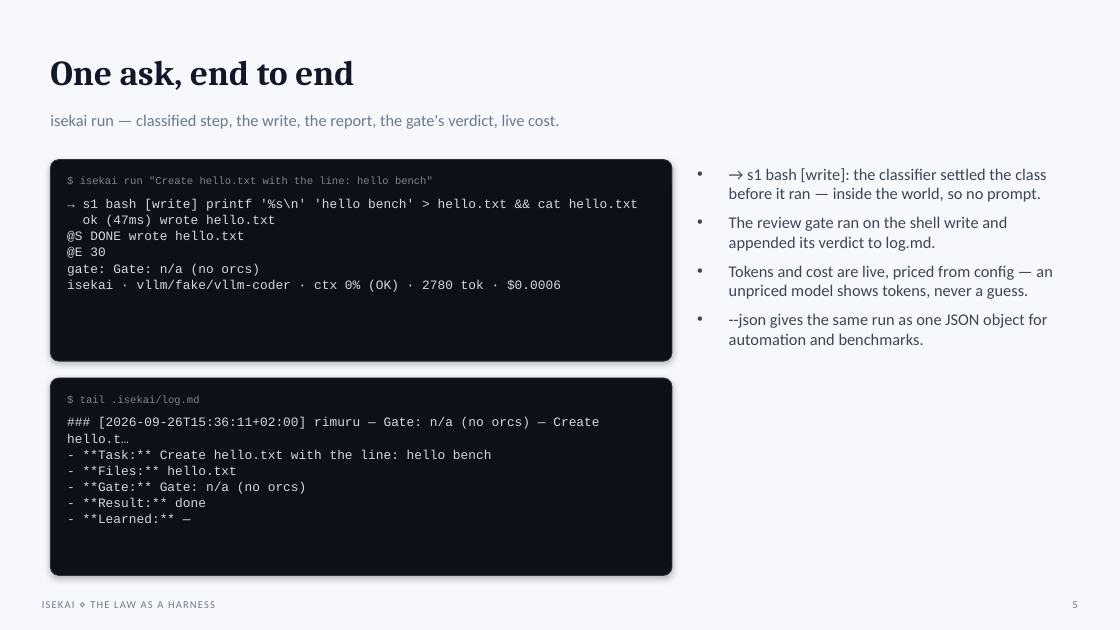
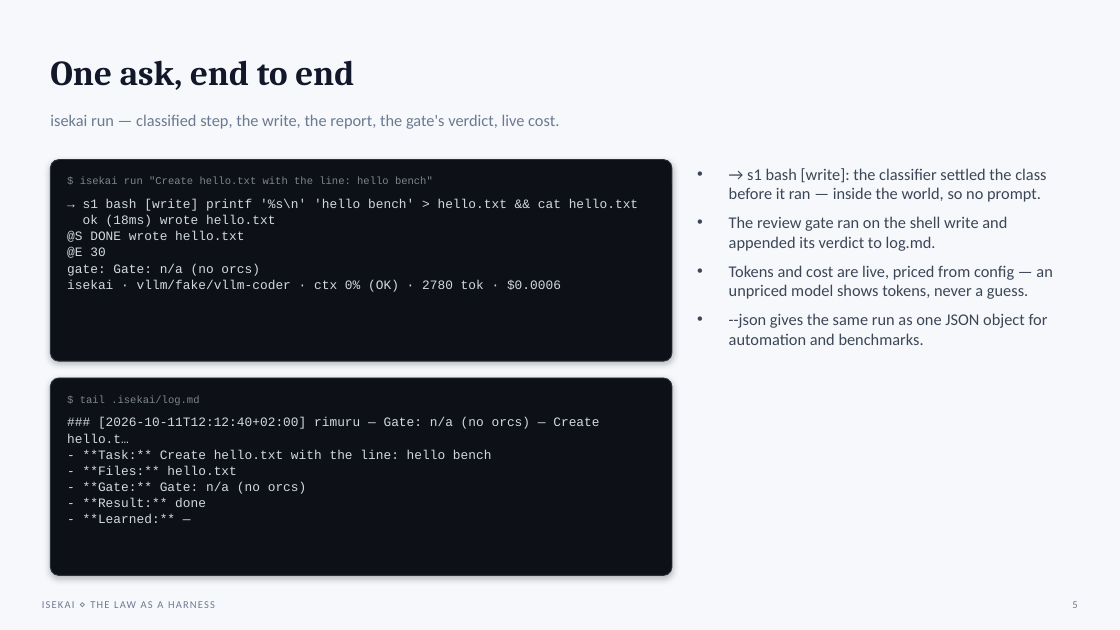
Before and after one commit to Kaginari/isekai, a slide deck: slide 5 of presentations/isekai-binary.pptx. Drawn at 1120x630 pixels with LibreOffice and Linux fonts; fonts in the diff are those of the drawing. Boxes give left, top, right and bottom in pixels: in the first picture for what was removed or moved away, otherwise in the second. Text is boxed around its words. In the diff, an @@ line names an element or a change of style, - is before the commit and + after.

```diff
--- a/presentations/isekai-binary.pptx
+++ b/presentations/isekai-binary.pptx
@@ text at [83,215,275,227]: text changed @@
-ok (47ms) wrote hello.txt
+ok (18ms) wrote hello.txt
@@ text at [67,417,599,443]: text changed @@
-### [2026-09-26T15:36:11+02:00] rimuru — Gate: n/a (no orcs) — Create hello.t…
+### [2026-10-11T12:12:40+02:00] rimuru — Gate: n/a (no orcs) — Create hello.t…
```
Also in this commit, not shown: 11 other slides changed, 1 slide added, 1 slide removed, 2 other files.
